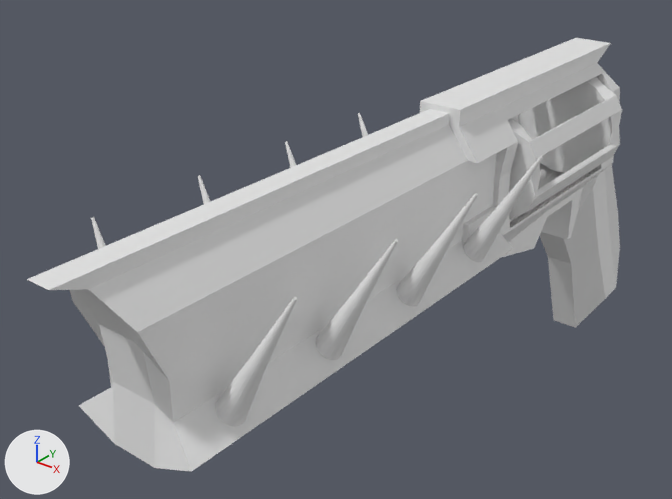
The FBX model Defenders/Assets/Player/WeaponStuff/Tier1 Weapons/HandCannon/HandCannon.fbx: old version first, new version second.
Before and after are seen from a camera (50 mm lens) standing at (8.14, -16.98, 4.37) and looking at (-1.58, -4.83, -3.17). Lighting does not change. The marker at lower left points along +X, +Y and +Z. Where no turn or scale is listed for an object, it has been applied to the vertices. Vertices at the same position are counted once.
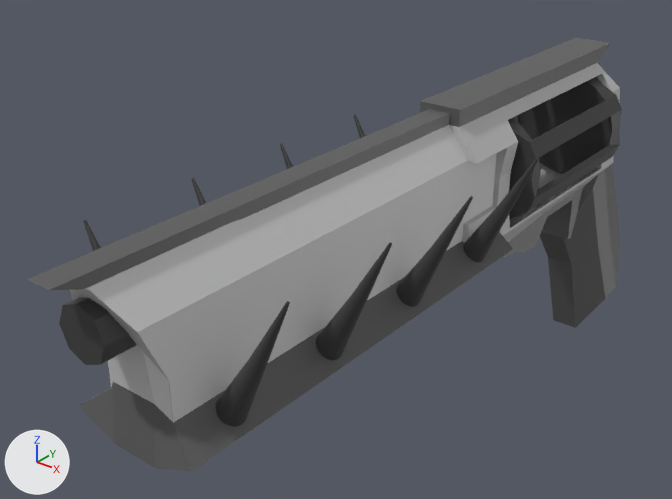
Location of each change, [x1, y1, x2, y2] in pixels of the pictures (672 x 499 px; the box of a moved part takes in the faces that stretch with it):
'Cube', recoloured, surface changed
    both: [27, 109, 513, 472]
'Plane.001', recoloured
    both: [420, 38, 620, 258]
'Cylinder.002', recoloured, reshaped (grey to black)
    before: [91, 113, 542, 427]
    after: [83, 115, 539, 427]
'Cylinder', recoloured (grey to black)
    both: [508, 77, 622, 222]
'Cube.001', recoloured
    both: [540, 164, 620, 328]
'Cylinder.001', added (black)
    after: [59, 297, 137, 365]
part 1 of me_cylinder_004, moved or reshaped
    before: [247, 156, 542, 375]
    after: [247, 158, 539, 375]
part 2 of me_cylinder_004, moved or reshaped
    before: [91, 113, 368, 249]
    after: [83, 115, 365, 251]

The change in detail:
Picture 'BarrelTexture.png' (img_barreltexture_png) is new.
Picture 'BodyTexture.png' (img_bodytexture_png) is new.
Material 'third' (mat_third) is new.
Its base color is (0.0437, 0.0437, 0.0437) (black #3b3b3b).
Material 'Barrel' (mat_barrel) is new.
Its texture is img_barreltexture_png (with its transparency).
Material 'Secondary' (mat_secondary) is new.
Its base color is (0.107, 0.107, 0.107) (dark grey #5c5c5c).
Material 'Body' (mat_body) is new.
Its texture is img_bodytexture_png (with its transparency).
me_cylinder has 84 vertices, 60 faces and spans x -1.2..1.17, y -1.92..1.92, z -1.19..1.21.
me_cylinder now uses material mat_third (black #3b3b3b).
me_cube_004 has 34 vertices, 32 faces and spans x -0.6..0.7, y -1.62..1.61, z -3.56..1.59.
me_cube_004 now uses material mat_secondary (dark grey #5c5c5c).
me_cube_003 has 36 vertices, 34 faces and spans x -1.1..1.1, y -7.1..1.9, z -1.73..1.2.
me_cube_003 is used by ob_cube; location (0.0, -4.9, -1.6).
me_cube_003 part 3: texture (UV) coordinates of 34 of 34 faces, centred in x -0.85..0.85, y -6.85..1.9, z -1.73..1.2, changed; they spanned u 0.12..0.88, v 0.0..1.0 and now span u 0.0..1.0, v 0.0..1.0.
me_cube_003 now uses material mat_barrel (picture img_barreltexture_png).
me_cylinder_004 has 504 vertices, 352 faces and spans x -1.87..1.87, y 0.48..6.98, z -2.95..-0.84.
me_cylinder_004 is used by ob_cylinder_002; location (0.0, -10.7, 0.0).
me_cylinder_004 part 1: all 84 vertices in x 1.84..1.87, y 0.81..6.9, z -0.86..-0.84 are moved by (0.0, -0.13, 0.0).
me_cylinder_004 part 2: all 84 vertices in x -1.87..-1.84, y 0.81..6.9, z -0.86..-0.84 are moved by (0.0, -0.13, 0.0).
me_cylinder_004 now uses material mat_third (black #3b3b3b).
me_plane_001 has 122 vertices, 97 faces and spans x -0.8..0.8, y -4.0..2.2, z -4.4..-0.3.
me_plane_001 now uses material mat_body (picture img_bodytexture_png).
Mesh me_cylinder_001 is new.
It is an 8-sided cylinder along y spanning x -0.413..0.413, y -0.19..0.446, z -0.413..0.413.
It uses material mat_third (black #3b3b3b).
Object 'Cylinder.001' (ob_cylinder_001) is new; it shows me_cylinder_001.
Its location is (0.0, -11.35, -1.25).
